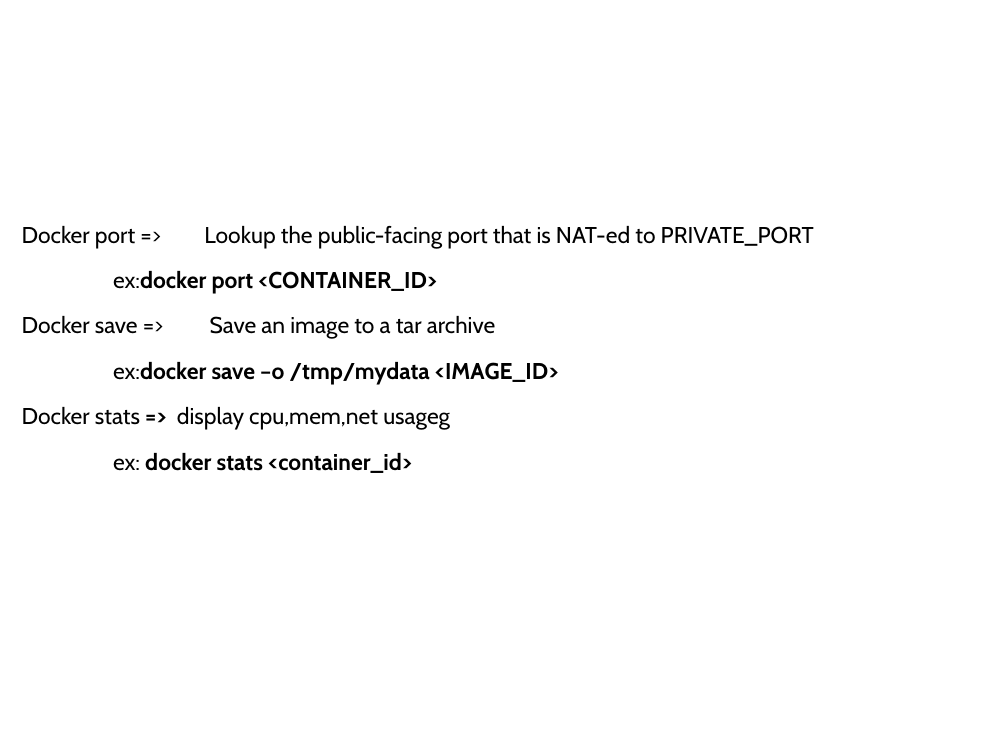
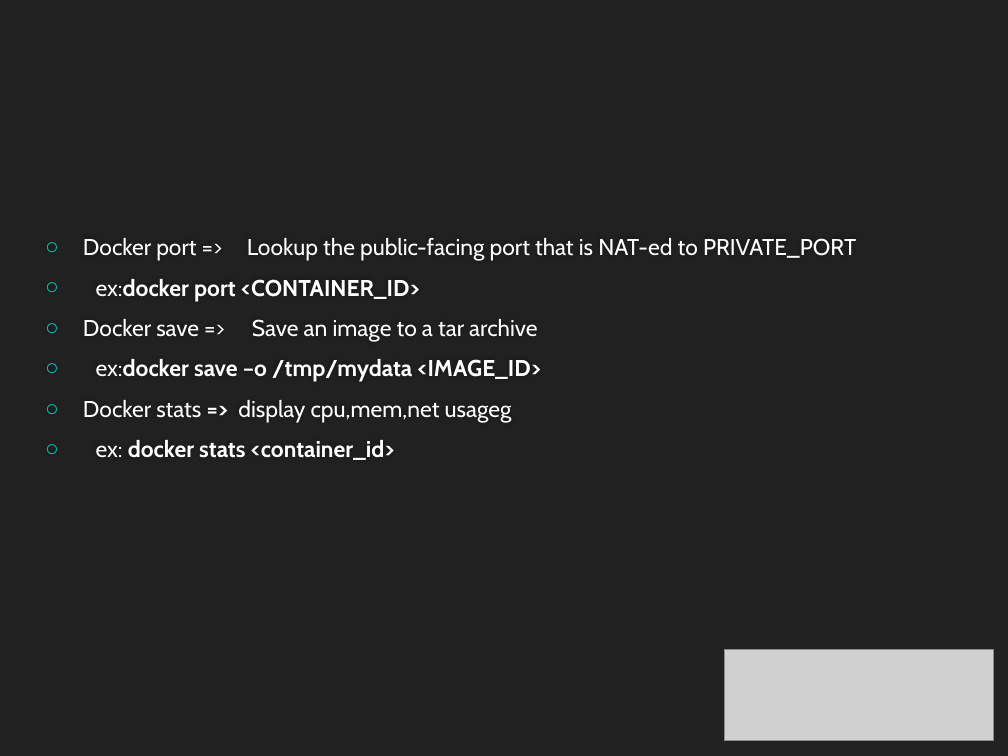
Before and after one commit to hackersdatabase007/mayank, a slide deck: slide 5 of Docker/MY_DOCKERS.pptx (slide 3 before the commit). Drawn at 1008x756 pixels with LibreOffice and Linux fonts; fonts in the diff are those of the drawing; grey boxes stand for pictures. Boxes give left, top, right and bottom in pixels: in the first picture for what was removed or moved away, otherwise in the second. Text is boxed around its words. In the diff, an @@ line names an element or a change of style, - is before the commit and + after.

```diff
--- a/Docker/MY_DOCKERS.pptx
+++ b/Docker/MY_DOCKERS.pptx
@@ background #FFFFFF to #212121 @@
@@ subtitle "Docker port => Lookup the ...": place and size @@
-subtitle "Docker port => Lookup the ..." at box(22, 226, 814, 473)
+subtitle "Docker port => Lookup the ..." at box(83, 238, 856, 460)
@@ subtitle "Docker port => Lookup the ..." at box(83, 238, 856, 460): text colour #000000 to #FFFFFF, highlight #000000 to none; bullet none to ○; less space between paragraphs @@
@@ picture added at box(724, 649, 994, 741) @@
```
Also in this commit, not shown: 21 other slides changed, 2 slides added, 4 other files.
